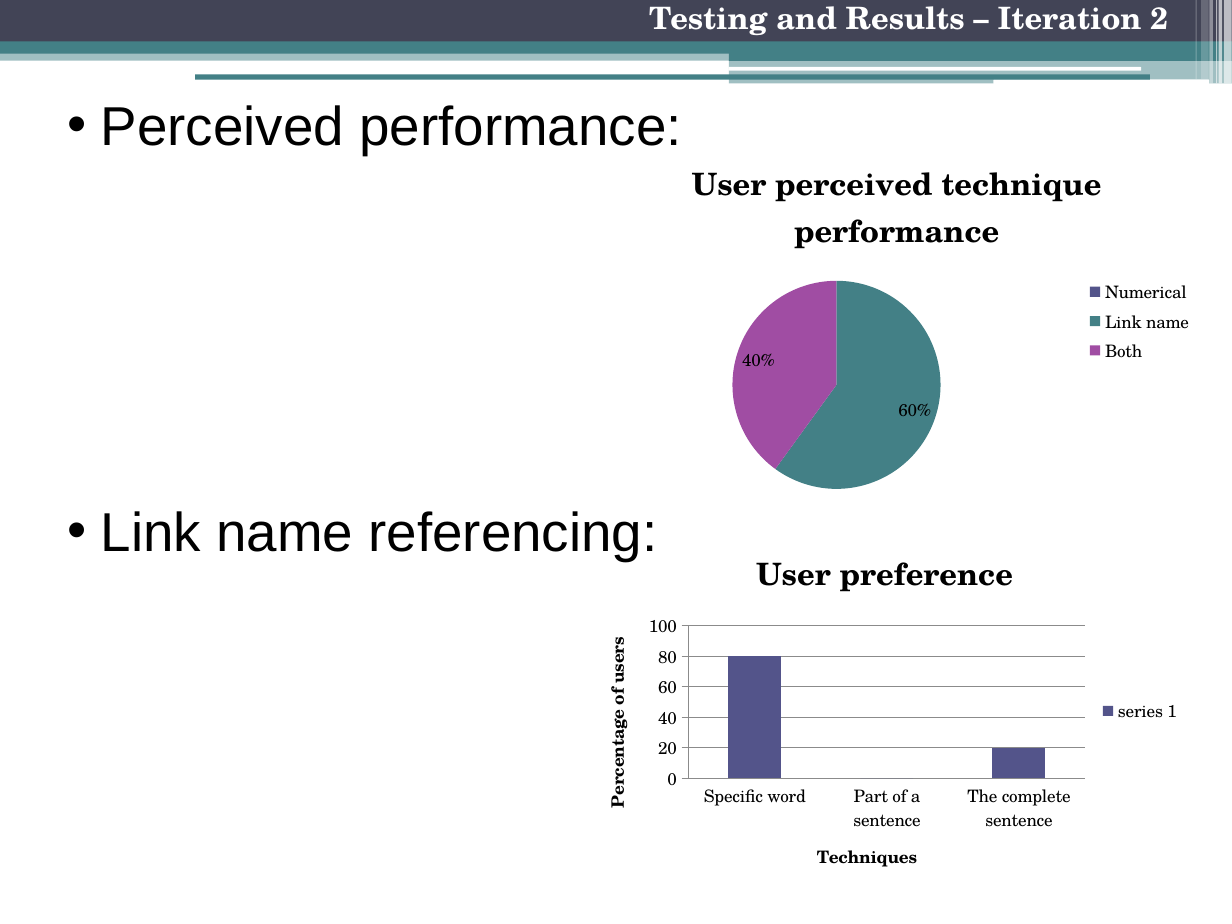
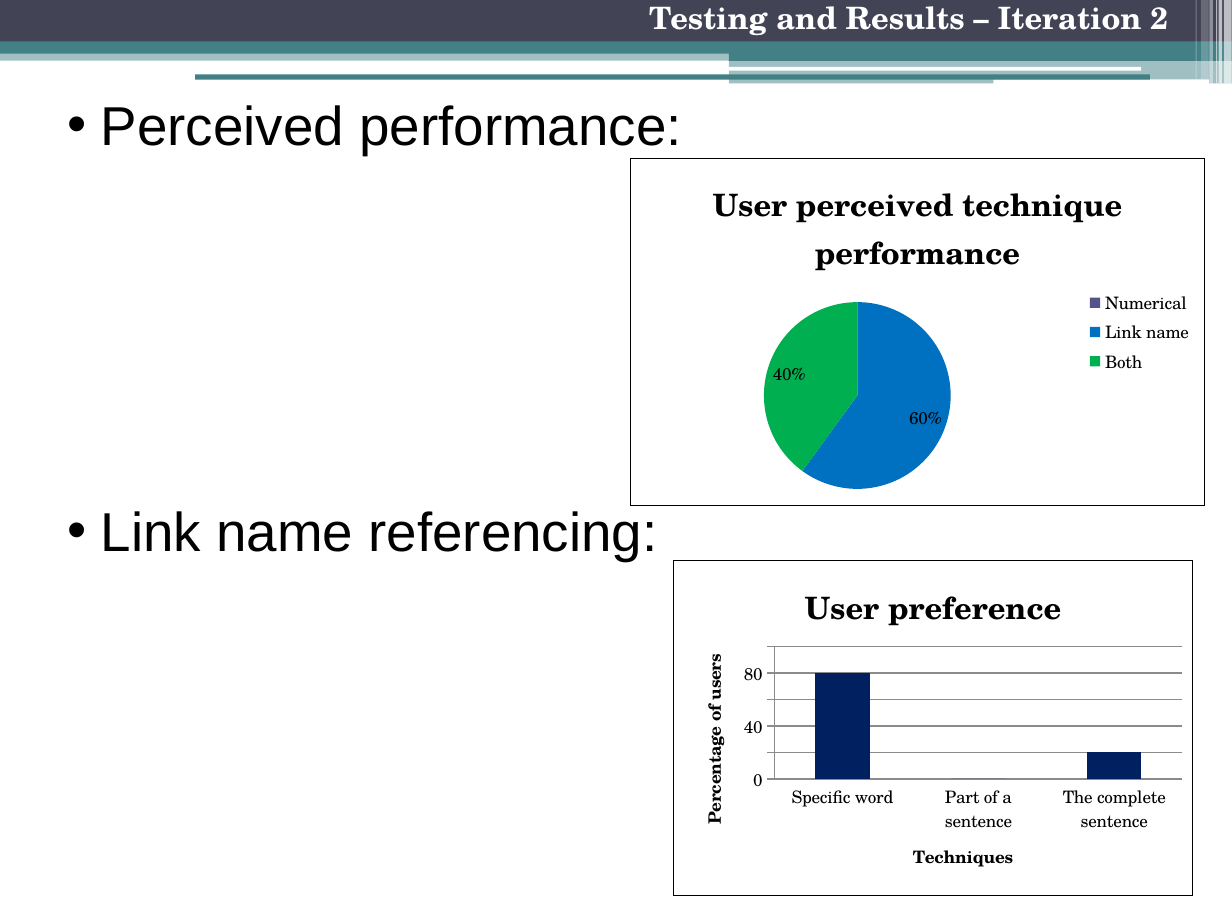
Before and after one commit to freecole/Lab-project, a slide deck: slide 27 of Presentation/3 Nov/Final Presentation.pptx. Drawn at 1232x924 pixels with LibreOffice and Linux fonts; fonts in the diff are those of the drawing. Boxes give left, top, right and bottom in pixels: in the first picture for what was removed or moved away, otherwise in the second. Text is boxed around its words. In the diff, an @@ line names an element or a change of style, - is before the commit and + after.

Commit message:
changed the graph colours

```diff
--- a/Presentation/3 Nov/Final Presentation.pptx
+++ b/Presentation/3 Nov/Final Presentation.pptx
@@ pie chart at box(631, 158, 1205, 505) @@
@@ colours of single points changed @@
@@ border changed @@
@@ pie chart: place and size @@
-pie chart at box(589, 137, 1205, 506)
+pie chart at box(631, 158, 1205, 505)
@@ column chart at box(674, 561, 1193, 896) @@
-series 1: 80, 0, 20
+Series 1: 80, 0, 20
@@ colour of Series 1 #53548A to #002060 @@
@@ legend changed @@
@@ border changed @@
@@ column chart: place and size @@
-column chart at box(577, 526, 1193, 896)
+column chart at box(674, 561, 1193, 896)
```
Also in this commit, not shown: 9 other slides changed.
